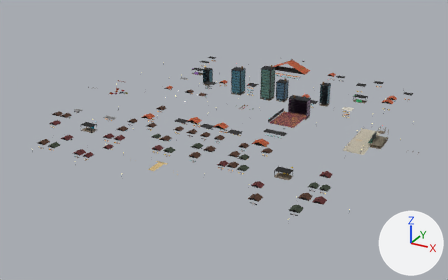
One commit to the glTF model swamp-city-assets/city-b.glb: the scene before it, then after it.
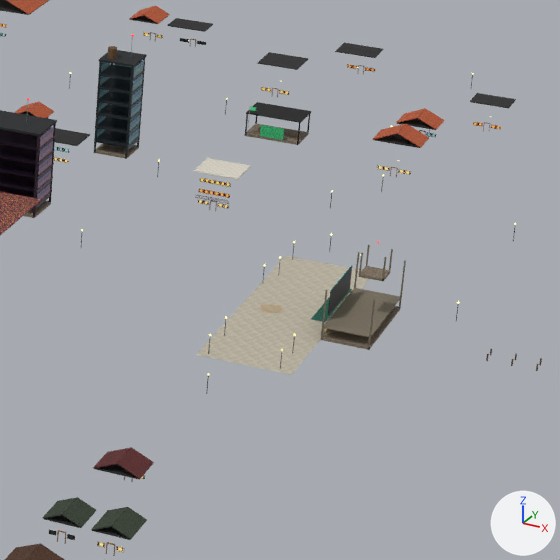
There are two pictures of each version: one whole from a 50 mm camera at (341.0, -622.0, 284.0) aimed at (4.0, -9.0, -22.0), one close up on the part from 67% to 94% of the width and 25% to 70% of the height. Arrows for +X, +Y and +Z are at lower right; the lights stay in place. The last two pictures show the newer version. Vertices at exactly the same position are counted once.

Before the edit, the objects in view are built like this:
```python
ob_city_b = bpy.data.objects.new('city-b', me_city_b)
ob_city_b.location = (0.0, 0.0, 0.0)
```
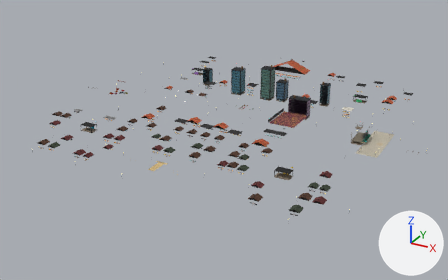
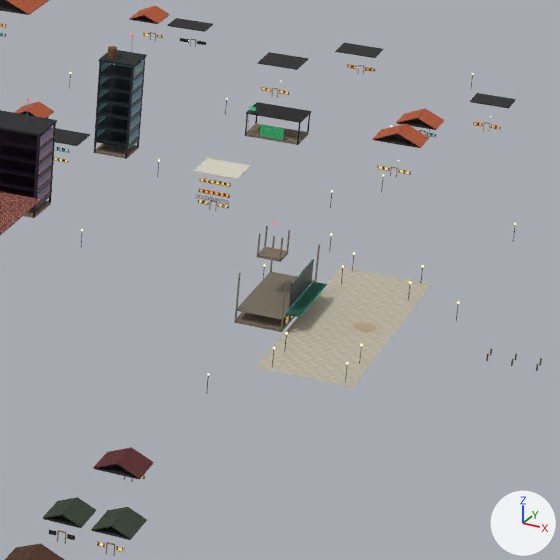
What differs and where, as boxes [x1, y1, x2, y2] in the close-ups (560 x 560 px; the box of a moved part takes in the faces that stretch with it):
part 1 of me_city_b, moved or reshaped: before [196, 256, 369, 375]; after [256, 266, 432, 388]
part 2 of me_city_b, moved or reshaped: before [260, 304, 283, 313]; after [353, 323, 376, 332]
part 3 of me_city_b, moved or reshaped: before [261, 305, 282, 313]; after [354, 323, 375, 331]
part 4 of me_city_b, moved or reshaped: before [321, 252, 406, 350]; after [234, 236, 320, 332]
part 5 of me_city_b, moved or reshaped: before [323, 288, 401, 337]; after [237, 272, 316, 320]
part 6 of me_city_b, moved or reshaped: before [359, 245, 393, 281]; after [257, 226, 290, 262]
part 7 of me_city_b, added (green): after [286, 282, 327, 317]
part 8 of me_city_b, added: after [289, 258, 314, 308]
part 9 of me_city_b, deleted: before [311, 265, 352, 333]
part 10 of me_city_b, added: after [285, 263, 327, 325]

Patch to the scene script:
```diff
--- a/swamp-city-assets/city-b.glb.py
+++ b/swamp-city-assets/city-b.glb.py
@@ me_city_b @@
 # used by ob_city_b; location = (0.0, 0.0, 0.0)
-me_city_b.from_pydata(...)  # 14784 vertices, 25352 faces; spans x -230.0..230.0, y -186.0..214.0, z -1.0..50.0
+me_city_b.from_pydata(...)  # 14916 vertices, 25600 faces; spans x -230.0..239.0, y -186.0..214.0, z -1.0..50.0
+# me_city_b part 1: the loose piece of 8 vertices spanning x 156.0..180.0, y -16.0..56.0, z 0.0 is moved by (15.0, 0.0, 0.0)
+# me_city_b part 2: the loose piece of 82 vertices spanning x 160.0..166.0, y 17.0..23.0, z 0.0 is moved by (24.0, 0.0, 0.0)
+# me_city_b part 3: the loose piece of 78 vertices spanning x 160.0..166.0, y 17.0..23.0, z 0.0 is moved by (24.0, 0.0, 0.0)
+# me_city_b part 4: the loose piece of 36 vertices spanning x 180.0..192.0, y 6.0..34.0, z 1.0..14.0 is moved by (-22.0, 0.0, 0.0)
+# me_city_b part 5: the loose piece of 8 vertices spanning x 180.0..192.0, y 6.0..34.0, z 4.0 is moved by (-22.0, 0.0, 0.0)
+# me_city_b part 6: the loose piece of 36 vertices spanning x 185.0..191.0, y 17.0..23.0, z 15.0..21.0 is moved by (-26.0, 0.0, 0.0)
+# me_city_b part 7: a new loose piece, a box spanning x 170.0..173.6, y 8.5..31.5, z 4.52..4.78, in mat_awning__1f6f5a
+# me_city_b part 8: a new loose piece, a box spanning x 169.99..170.15, y 10.8..29.2, z 5.3..12.1, in mat_screenframe__0b1a24
+# me_city_b part 9: 10 loose pieces with 52 vertices, spanning x 176.0..180.0, y 8.0..32.0, z 1.0..12.0, are deleted
+# me_city_b part 10: 28 vertices added at x 170.0..174.0, y 8.0..32.0, z 1.0..12.0
+# other edits to the shape of me_city_b do not show in these pictures
 me_city_b.materials.append(mat_iron__1b1b1b)
```
